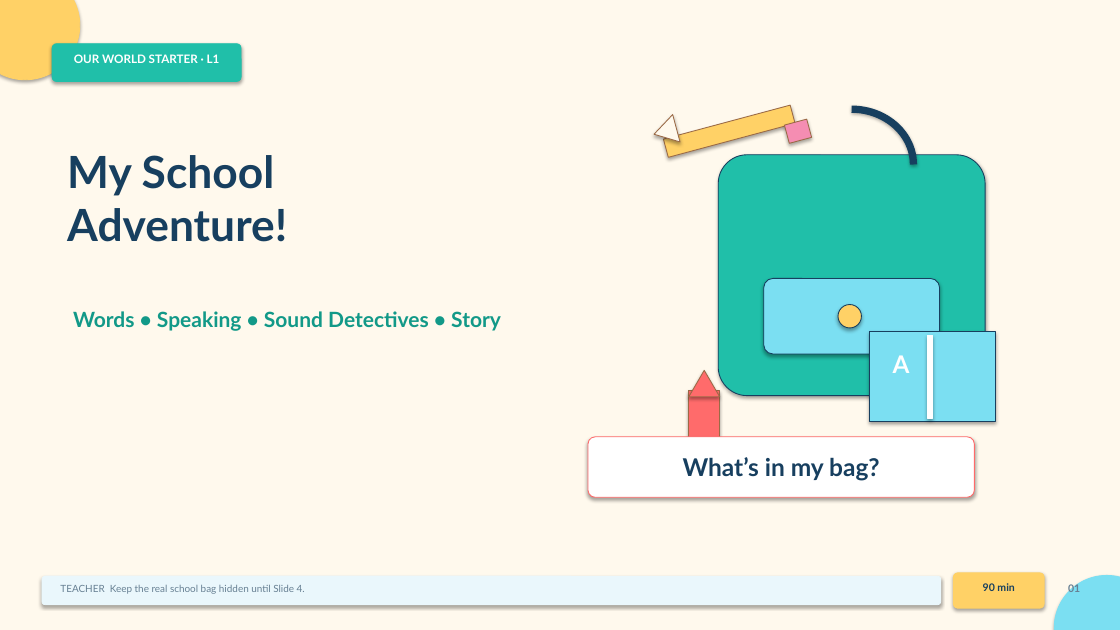
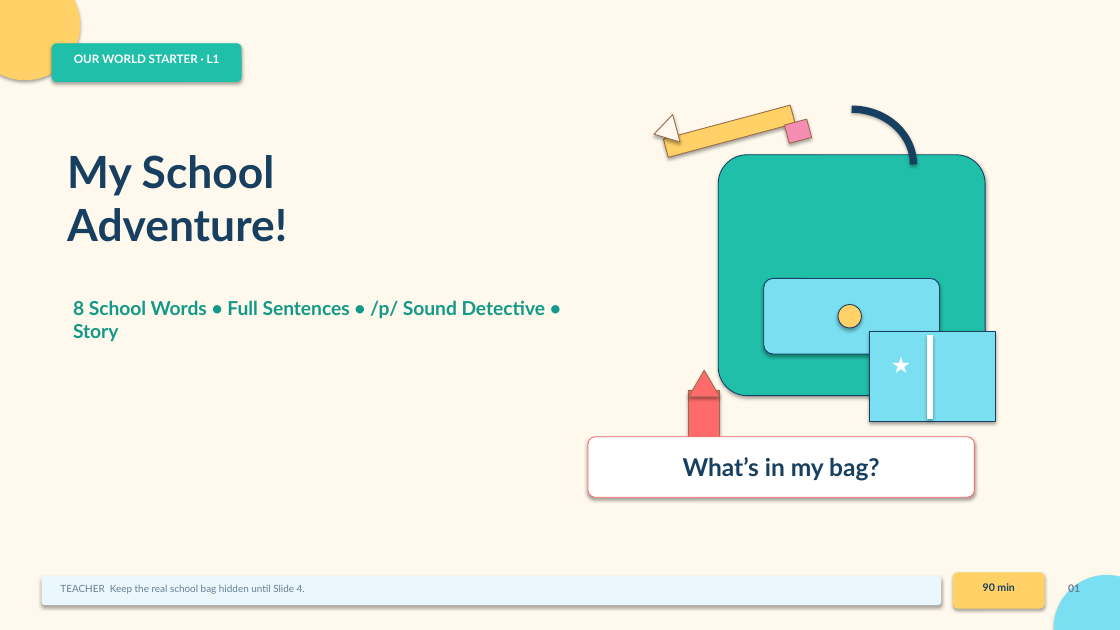
Before and after one commit to earthonliner/EnglishLearner, a slide deck: slide 1 of lesson-plans/our-world-starter-lesson1-my-school.pptx. Drawn at 1120x630 pixels with LibreOffice and Linux fonts; fonts in the diff are those of the drawing. Boxes give left, top, right and bottom in pixels: in the first picture for what was removed or moved away, otherwise in the second. Text is boxed around its words. In the diff, an @@ line names an element or a change of style, - is before the commit and + after.

```diff
--- a/lesson-plans/our-world-starter-lesson1-my-school.pptx
+++ b/lesson-plans/our-world-starter-lesson1-my-school.pptx
@@ text at [73,300,546,342]: text changed; size 18 to 16.5 pt @@
-Words • Speaking • Sound Detectives • Story
+8 School Words • Full Sentences • /p/ Sound Detective • Story
@@ text at [893,355,910,373]: text changed; size 20.8 to 19.5 pt @@
-A
+★
```
Also in this commit, not shown: 18 other slides changed, 4 slides added, 4 slides removed, 3 other files.
